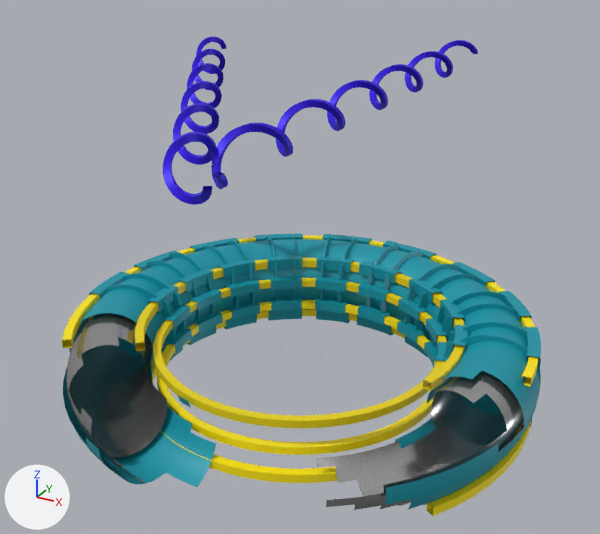
The glTF model LHD0723.glb, before and after one commit.
Both versions are drawn from a camera (50 mm lens) standing at (8.3, -15.2, 9.8) and looking at (-3.1, 5.7, -0.7). The lights are fixed; the arrows at lower left show +X, +Y and +Z. Where no turn or scale is listed for an object, it has been applied to the vertices. Vertices at the same position are counted once.

Objects in the first picture: 'Circle_VacuumVesselInside', 'Circle_VacuumVesselOutside', 'Plane.007', 'Plane.008', 'Plane.009', 'Plane_PoloidalCoilDownIn', 'Plane_PoloidalCoilDownIn.001', 'Plane_PoloidalCoilUpIn.001', 'Plane_PoloidalCoilUpIn.002', 'Plane_PoloidalCoilUpOut', 'helical_Coil001', 'helical_Coil001.001'.
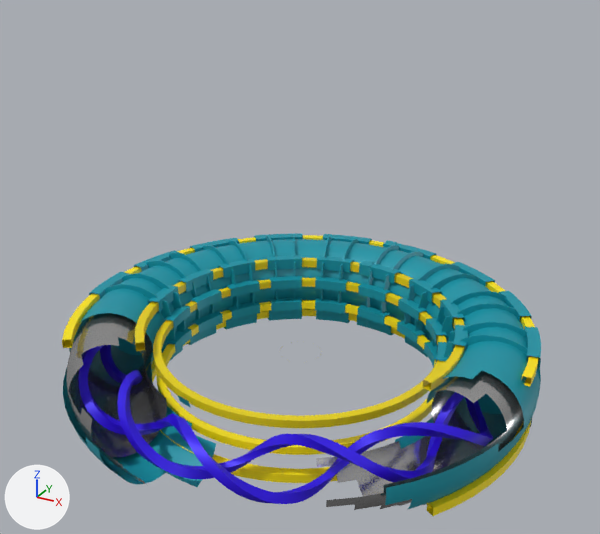
The change in detail:
me_plane_003 is used by ob_helical_coil001; location (-2.66, 0.0, 4.07).
me_plane_003 had 1540 vertices, 3072 faces and spanned x -0.6..0.6, y -0.1..18.9, z -0.6..0.6.
me_plane_003 now has 1540 vertices, 3072 faces and spans x -2.4..7.6, y -5.0..5.0, z -4.7..-3.5.
me_plane_003 part 1: 1540 of 1540 vertices moved; they spanned x -0.6..0.6, y -0.1..18.9, z -0.6..0.6 and now span x -2.4..7.6, y -5.0..5.0, z -4.7..-3.5; mean shift (2.6, -9.4, -4.1); largest move (0.3, 18.4, 0.5) -> (3.3, -5.0, -3.8).
me_plane_024 is used by ob_helical_coil001_001; location (-2.21, -1.21, 4.07).
me_plane_024 had 1540 vertices, 3072 faces and spanned x -9.9..0.6, y 0.1..16.3, z -0.6..0.6.
me_plane_024 now has 1540 vertices, 3072 faces and spans x -2.7..7.2, y -3.6..6.4, z -4.7..-3.5.
me_plane_024 part 2: 1540 of 1540 vertices moved; they spanned x -9.9..0.6, y 0.1..16.3, z -0.6..0.6 and now span x -2.7..7.2, y -3.6..6.4, z -4.7..-3.5; mean shift (7.3, -6.5, -4.1); largest move (-9.6, 15.7, 0.5) -> (5.5, -2.4, -3.8).

Changed parts and their boxes [x1, y1, x2, y2] in the pictures (600 x 534 px):
'helical_Coil001', reshaped
    before: [211, 40, 478, 189]
    after: [78, 345, 493, 504]
'helical_Coil001.001', reshaped
    before: [163, 36, 226, 205]
    after: [100, 345, 465, 483]
